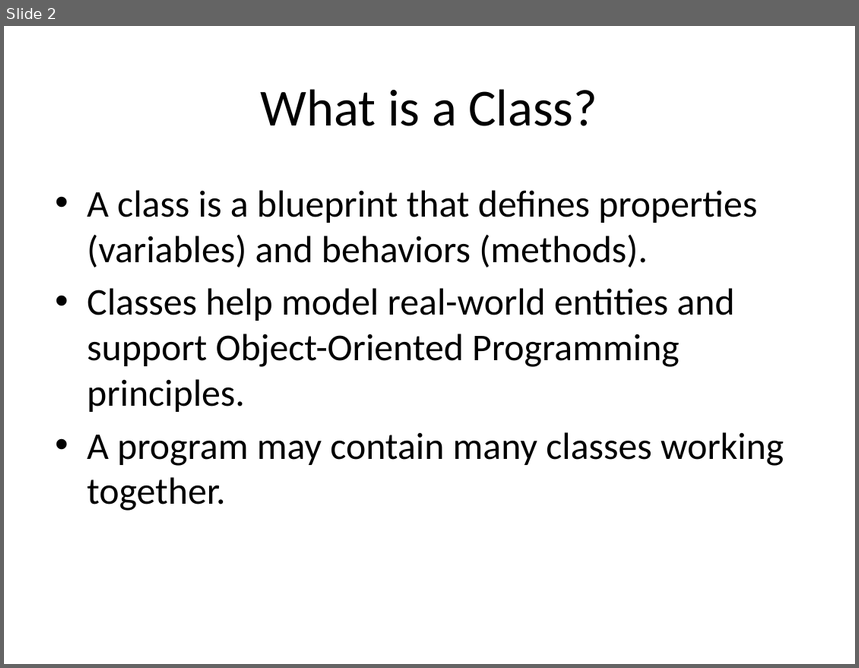
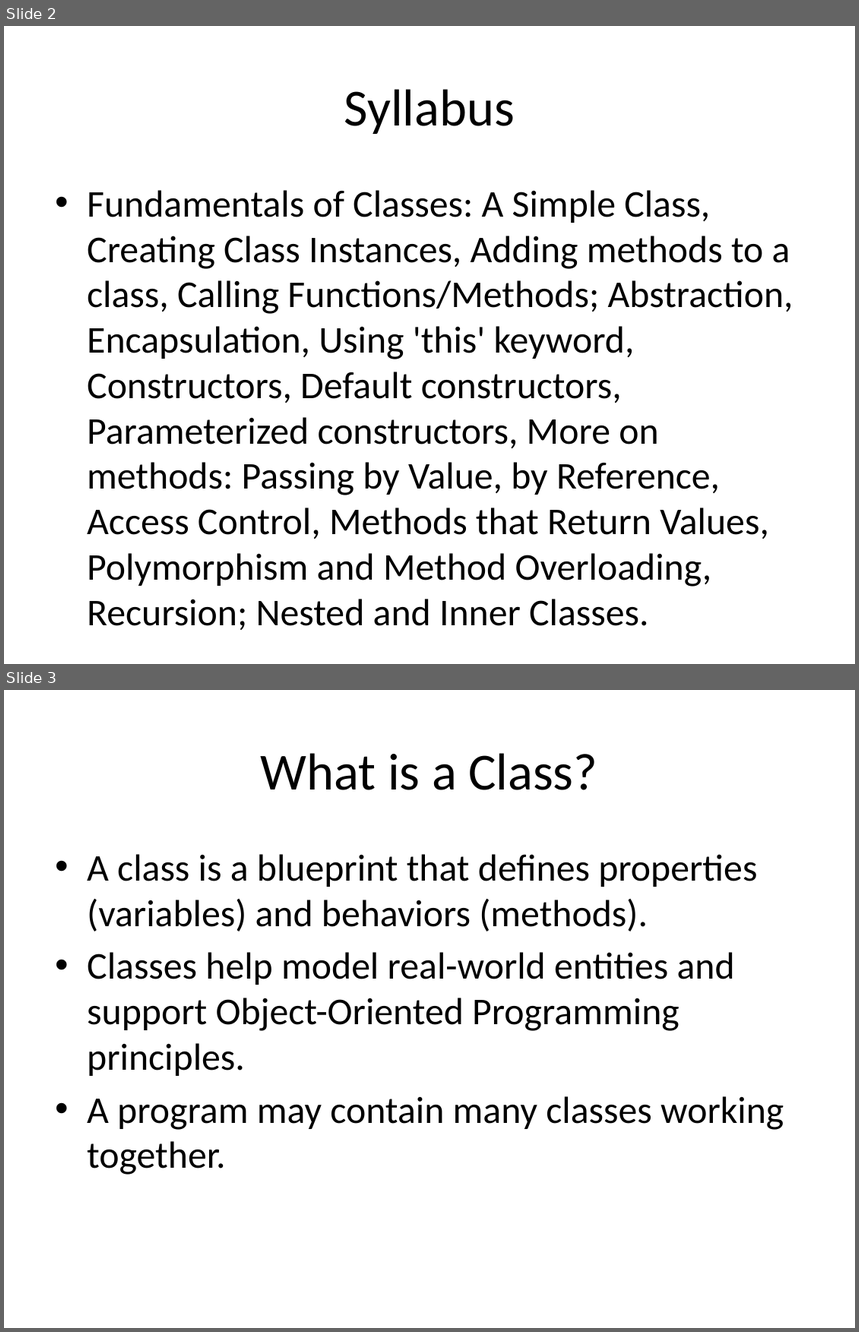
Before and after one commit to prasea2018/oop-in-java, a slide deck: Slides/Unit3_Fundamentals_of_Classes.pptx. Shown one above the other, each under a label of ours: slide 2 before the commit, slides 2 and 3 after it. The pictures are 859x668 and 859x1332 pixels, drawn with LibreOffice and Linux fonts; fonts in the diff are those of the drawing. Boxes give left, top, right and bottom in pixels: in the first picture for what was removed or moved away, otherwise in the second. Text is boxed around its words. In the diff, an @@ line names an element or a change of style, - is before the commit and + after.

```diff
--- a/Slides/Unit3_Fundamentals_of_Classes.pptx
+++ b/Slides/Unit3_Fundamentals_of_Classes.pptx
@@ slide 2 added at bbox=[4, 26, 855, 664], background #FFFFFF @@
@@ title added at bbox=[344, 89, 515, 134], 44 pt, text #000000 @@
+Syllabus
@@ text added at bbox=[87, 190, 794, 587], 32 pt, text #000000 @@
+• Fundamentals of Classes: A Simple Class, Creating Class Instances, Adding methods to a class, Calling Functions/Methods; Abstraction, Encapsulation, Using 'this' keyword, Constructors, Default constructors, Parameterized constructors, More on methods: Passing by Value, by Reference, Access Control, Methods that Return Values, Polymorphism and Method Overloading, Recursion; Nested and Inner Classes.
@@ what was slide 2 is now slide 3 @@
```
Also in this commit, not shown: 1 slide changed, 19 other files.
